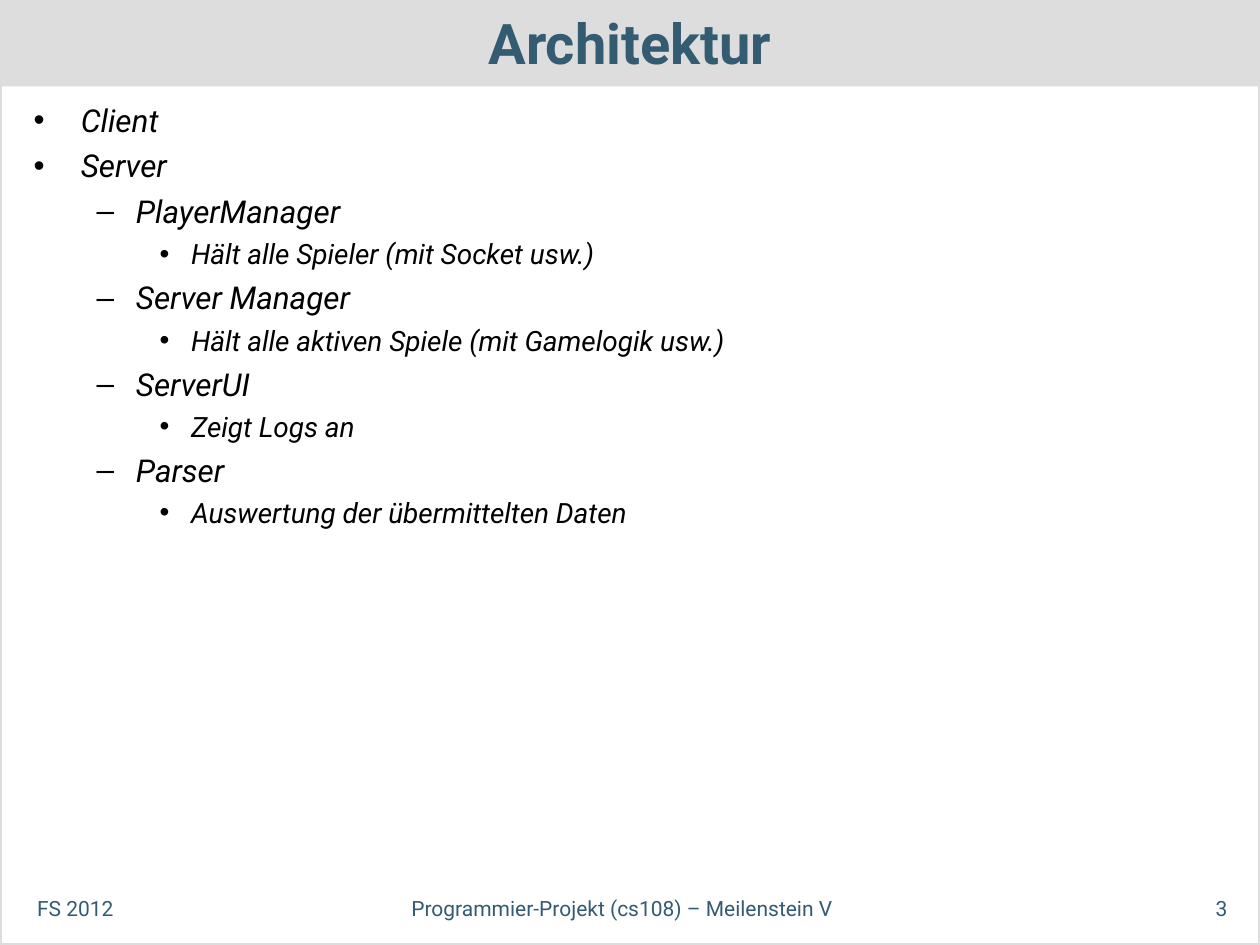
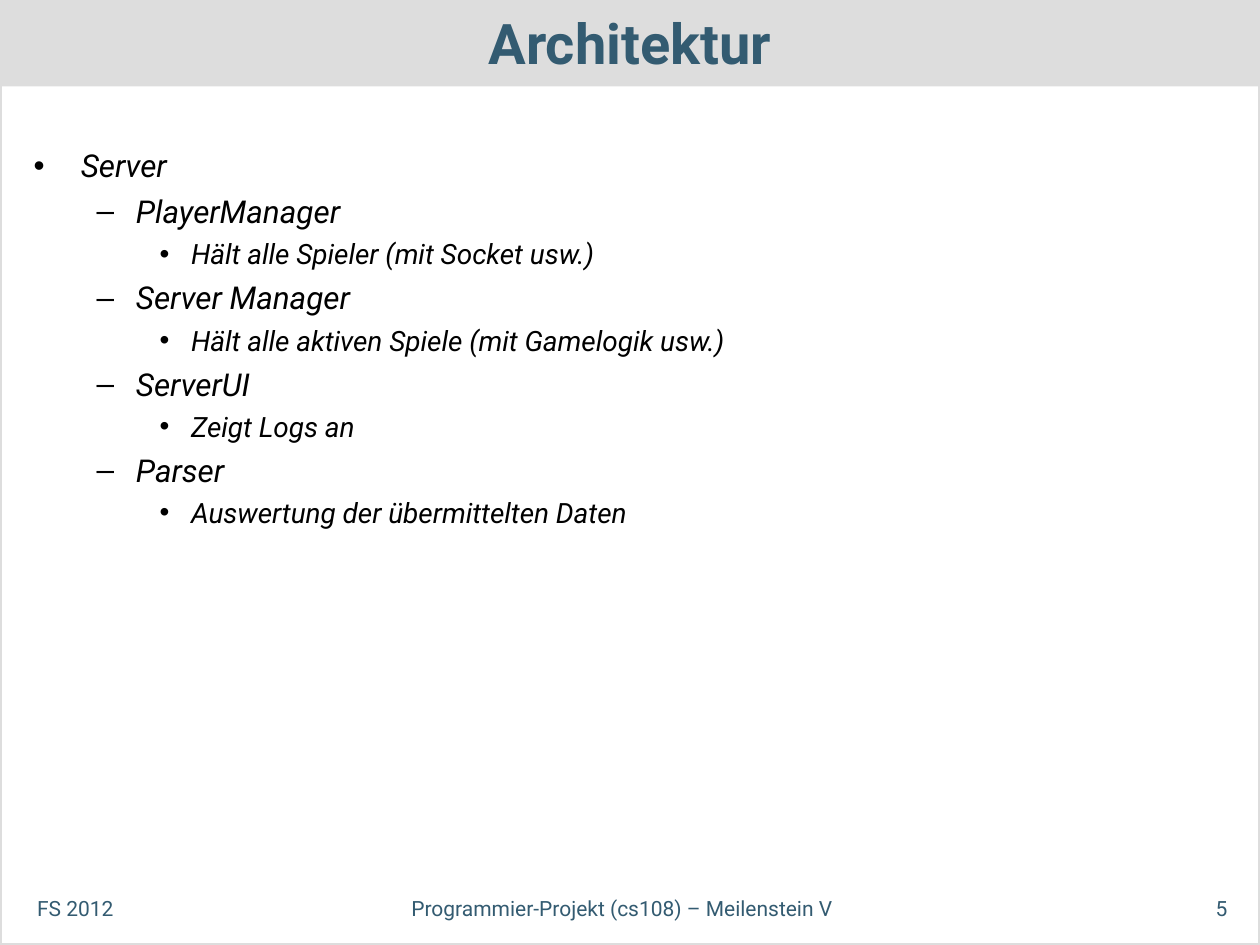
Before and after one commit to dihydrogenmonoxide/CS108, a slide deck: slide 5 of presentations/milestone_5/SwissDefcon_MS5.odp (slide 3 before the commit). Drawn at 1260x945 pixels with LibreOffice and Linux fonts; fonts in the diff are those of the drawing. Boxes give left, top, right and bottom in pixels: in the first picture for what was removed or moved away, otherwise in the second. Text is boxed around its words. In the diff, an @@ line names an element or a change of style, - is before the commit and + after.

```diff
--- a/presentations/milestone_5/SwissDefcon_MS5.odp
+++ b/presentations/milestone_5/SwissDefcon_MS5.odp
@@ text at <box>81,108,159,133</box>: paragraph removed @@
-• Client
@@ page number at <box>1216,901,1228,916</box>: text changed @@
-3
+5
```
Also in this commit, not shown: 6 other slides changed, 3 slides added, 1 other file.
